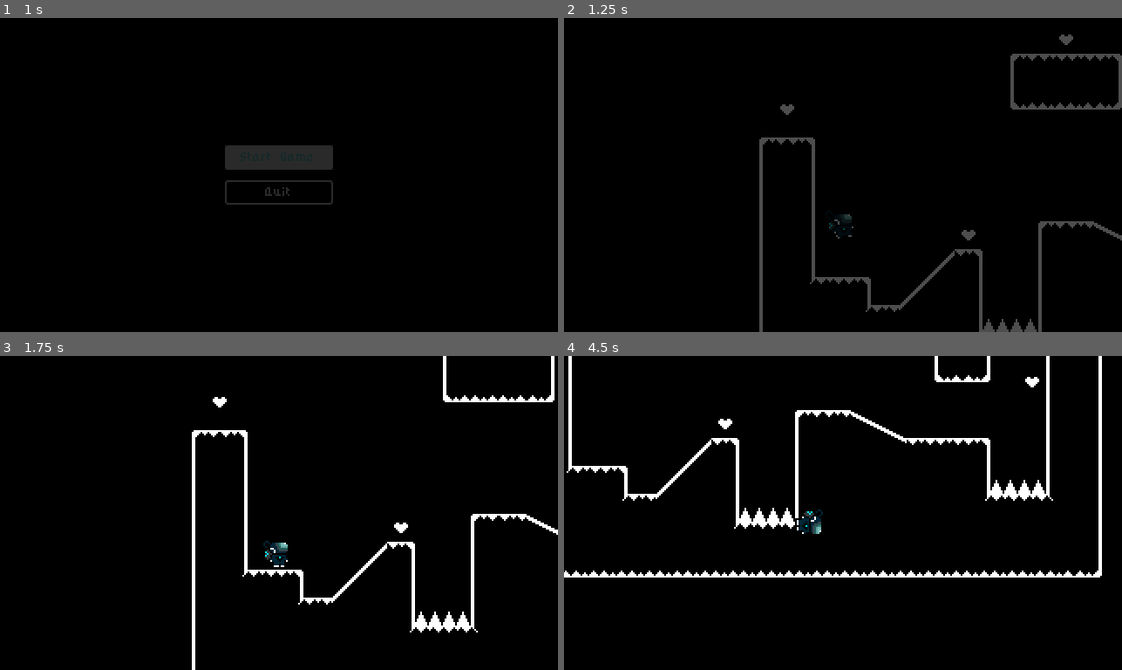
Above: before the commit, frames 1-4 (two rows, left to right).
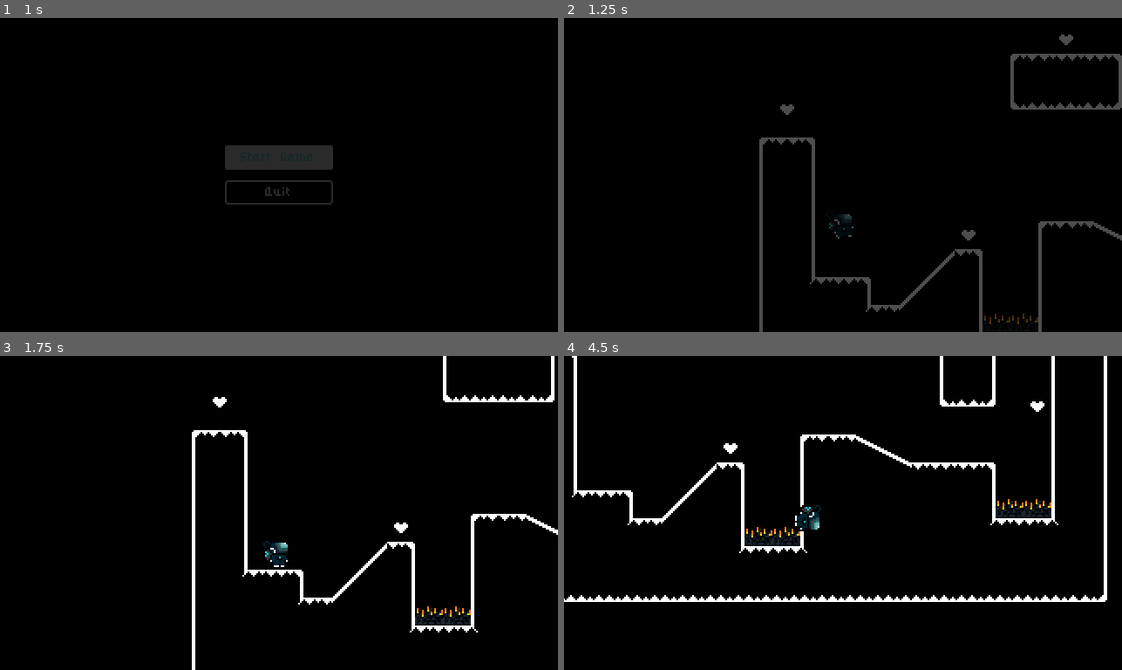
Above: after the commit, the same moments.

Repository: Mpprobst/BadIsGood
Game: Godot game, scene res://Scenes/UI/start_menu.tscn
Two runs of this game, one before a commit and one after it. Both use one fixed random seed, a clock stepped at 60 frames per second and the inputs below.
Inputs:
- Up to frame 1 (1 s): click "Start Game" at 0.5 s
- Up to frame 2 (1.25 s): no input
- Up to frame 3 (1.75 s): tap Enter at 1.25 s
- Up to frame 4 (4.5 s): hold Enter (Move_Right) 2.03-2.78 s; tap Space at 3.5 s; hold Enter (Move_Right) from 3.53 s (still down)

Frame 1 is identical in both runs. In frame 2, 0.3% of the frame differs, in the area x 75-85%, y 94-100%; in frame 3, 0.3%; in frame 4, 9.6%, in the area x 0-98%, y 0-79%.

Commit message:
Sprite updates and enemy type

Diff:
--- /dev/null
+++ b/Scenes/Prefabs/gun_turret.tscn
@@ -0,0 +1,120 @@
+[gd_scene load_steps=17 format=3 uid="uid://dh8iq64g1akol"]
+
+[ext_resource type="Texture2D" uid="uid://dq2i8jix3sqdf" path="res://Sprites/Gun Turret.png" id="1_w7iq8"]
+
+[sub_resource type="AtlasTexture" id="AtlasTexture_hhjea"]
+atlas = ExtResource("1_w7iq8")
+region = Rect2(0, 0, 25, 20)
+
+[sub_resource type="AtlasTexture" id="AtlasTexture_ewybd"]
+atlas = ExtResource("1_w7iq8")
+region = Rect2(25, 0, 25, 20)
+
+[sub_resource type="AtlasTexture" id="AtlasTexture_yd4co"]
+atlas = ExtResource("1_w7iq8")
+region = Rect2(50, 0, 25, 20)
+
+[sub_resource type="AtlasTexture" id="AtlasTexture_1fd6v"]
+atlas = ExtResource("1_w7iq8")
+region = Rect2(75, 0, 25, 20)
+
+[sub_resource type="AtlasTexture" id="AtlasTexture_r8b33"]
+atlas = ExtResource("1_w7iq8")
+region = Rect2(100, 0, 25, 20)
+
+[sub_resource type="AtlasTexture" id="AtlasTexture_3spyt"]
+atlas = ExtResource("1_w7iq8")
+region = Rect2(125, 0, 25, 20)
+
+[sub_resource type="AtlasTexture" id="AtlasTexture_t47l4"]
+atlas = ExtResource("1_w7iq8")
+region = Rect2(150, 0, 25, 20)
+
+[sub_resource type="AtlasTexture" id="AtlasTexture_0f25t"]
+atlas = ExtResource("1_w7iq8")
+region = Rect2(175, 0, 25, 20)
+
+[sub_resource type="AtlasTexture" id="AtlasTexture_crd21"]
+atlas = ExtResource("1_w7iq8")
+region = Rect2(200, 0, 25, 20)
+
+[sub_resource type="AtlasTexture" id="AtlasTexture_68fmy"]
+atlas = ExtResource("1_w7iq8")
+region = Rect2(225, 0, 25, 20)
+
+[sub_resource type="AtlasTexture" id="AtlasTexture_dq2dl"]
+atlas = ExtResource("1_w7iq8")
+region = Rect2(250, 0, 25, 20)
+
+[sub_resource type="AtlasTexture" id="AtlasTexture_yomhw"]
+atlas = ExtResource("1_w7iq8")
+region = Rect2(275, 0, 25, 20)
+
+[sub_resource type="AtlasTexture" id="AtlasTexture_284ut"]
+atlas = ExtResource("1_w7iq8")
+region = Rect2(300, 0, 25, 20)
+
+[sub_resource type="AtlasTexture" id="AtlasTexture_bbnak"]
+atlas = ExtResource("1_w7iq8")
+region = Rect2(0, 0, 25, 20)
+
+[sub_resource type="SpriteFrames" id="SpriteFrames_3jjer"]
+animations = [{
+"frames": [{
+"duration": 1.0,
+"texture": SubResource("AtlasTexture_hhjea")
+}, {
+"duration": 1.0,
+"texture": SubResource("AtlasTexture_ewybd")
+}, {
+"duration": 1.0,
+"texture": SubResource("AtlasTexture_yd4co")
+}, {
+"duration": 1.0,
+"texture": SubResource("AtlasTexture_1fd6v")
+}, {
+"duration": 1.0,
+"texture": SubResource("AtlasTexture_r8b33")
+}, {
+"duration": 1.0,
+"texture": SubResource("AtlasTexture_3spyt")
+}, {
+"duration": 1.0,
+"texture": SubResource("AtlasTexture_t47l4")
+}, {
+"duration": 1.0,
+"texture": SubResource("AtlasTexture_0f25t")
+}, {
+"duration": 1.0,
+"texture": SubResource("AtlasTexture_crd21")
+}, {
+"duration": 1.0,
+"texture": SubResource("AtlasTexture_68fmy")
+}, {
+"duration": 1.0,
+"texture": SubResource("AtlasTexture_dq2dl")
+}, {
+"duration": 1.0,
+"texture": SubResource("AtlasTexture_yomhw")
+}, {
+"duration": 1.0,
+"texture": SubResource("AtlasTexture_284ut")
+}],
+"loop": true,
+"name": &"Activation",
+"speed": 6.0
+}, {
+"frames": [{
+"duration": 1.0,
+"texture": SubResource("AtlasTexture_bbnak")
+}],
+"loop": true,
+"name": &"Idle",
+"speed": 5.0
+}]
+
+[node name="Gun Turret" type="Node2D"]
+
+[node name="AnimatedSprite2D" type="AnimatedSprite2D" parent="."]
+sprite_frames = SubResource("SpriteFrames_3jjer")
+animation = &"Idle"
--- /dev/null
+++ b/Scenes/Prefabs/oxygen_machine.tscn
@@ -0,0 +1,85 @@
+[gd_scene load_steps=12 format=3 uid="uid://cn8iynyssgedd"]
+
+[ext_resource type="Texture2D" uid="uid://chv2yipgyviow" path="res://Sprites/02 machine V2.png" id="1_l123x"]
+
+[sub_resource type="AtlasTexture" id="AtlasTexture_22j5d"]
+atlas = ExtResource("1_l123x")
+region = Rect2(0, 0, 24, 20)
+
+[sub_resource type="AtlasTexture" id="AtlasTexture_4gccu"]
+atlas = ExtResource("1_l123x")
+region = Rect2(24, 0, 24, 20)
+
+[sub_resource type="AtlasTexture" id="AtlasTexture_ev7i2"]
+atlas = ExtResource("1_l123x")
+region = Rect2(48, 0, 24, 20)
+
+[sub_resource type="AtlasTexture" id="AtlasTexture_ub7eh"]
+atlas = ExtResource("1_l123x")
+region = Rect2(72, 0, 24, 20)
+
+[sub_resource type="AtlasTexture" id="AtlasTexture_281q7"]
+atlas = ExtResource("1_l123x")
+region = Rect2(96, 0, 24, 20)
+
+[sub_resource type="AtlasTexture" id="AtlasTexture_knrf6"]
+atlas = ExtResource("1_l123x")
+region = Rect2(120, 0, 24, 20)
+
+[sub_resource type="AtlasTexture" id="AtlasTexture_7w6kb"]
+atlas = ExtResource("1_l123x")
+region = Rect2(144, 0, 24, 20)
+
+[sub_resource type="AtlasTexture" id="AtlasTexture_cg7jn"]
+atlas = ExtResource("1_l123x")
+region = Rect2(0, 0, 24, 20)
+
+[sub_resource type="SpriteFrames" id="SpriteFrames_1cpy6"]
+animations = [{
+"frames": [{
+"duration": 1.0,
+"texture": SubResource("AtlasTexture_22j5d")
+}, {
+"duration": 1.0,
+"texture": SubResource("AtlasTexture_4gccu")
+}, {
+"duration": 1.0,
+"texture": SubResource("AtlasTexture_ev7i2")
+}, {
+"duration": 1.0,
+"texture": SubResource("AtlasTexture_ub7eh")
+}, {
+"duration": 1.0,
+"texture": SubResource("AtlasTexture_281q7")
+}, {
+"duration": 1.0,
+"texture": SubResource("AtlasTexture_knrf6")
+}, {
+"duration": 1.0,
+"texture": SubResource("AtlasTexture_7w6kb")
+}],
+"loop": true,
+"name": &"Activation",
+"speed": 5.0
+}, {
+"frames": [{
+"duration": 1.0,
+"texture": SubResource("AtlasTexture_cg7jn")
+}],
+"loop": true,
+"name": &"Idle",
+"speed": 5.0
+}]
+
+[sub_resource type="RectangleShape2D" id="RectangleShape2D_r3ebh"]
+size = Vector2(22, 11)
+
+[node name="OxygenMachine" type="Node2D"]
+
+[node name="AnimatedSprite2D" type="AnimatedSprite2D" parent="."]
+sprite_frames = SubResource("SpriteFrames_1cpy6")
+animation = &"Idle"
+
+[node name="CollisionShape2D" type="CollisionShape2D" parent="."]
+position = Vector2(0, 4.5)
+shape = SubResource("RectangleShape2D_r3ebh")
--- a/Scenes/Prefabs/spikes.tscn
+++ b/Scenes/Prefabs/spikes.tscn
@@ -1,19 +1,15 @@
 [gd_scene load_steps=3 format=3 uid="uid://cvh66y1eevsar"]
 
-[ext_resource type="Texture2D" uid="uid://cknxse3s15t16" path="res://Sprites/spikes.png" id="1_mthie"]
+[ext_resource type="Texture2D" uid="uid://dpvl2fo80f7dr" path="res://Sprites/spikes for bad game.png" id="1_3ffyi"]
 [ext_resource type="PackedScene" uid="uid://dp0bontc5ddr0" path="res://Scenes/hazard_area.tscn" id="2_oge7s"]
 
 [node name="Spikes" type="Node2D"]
 
 [node name="Sprite2D" type="Sprite2D" parent="."]
 position = Vector2(8, -8)
-texture = ExtResource("1_mthie")
+texture = ExtResource("1_3ffyi")
 
 [node name="HazardArea" parent="." instance=ExtResource("2_oge7s")]
 
 [node name="CollisionPolygon2D" type="CollisionPolygon2D" parent="HazardArea"]
-polygon = PackedVector2Array(0, 0, 3, -8, 4, -8, 7, 0)
-
-[node name="CollisionPolygon2D2" type="CollisionPolygon2D" parent="HazardArea"]
-position = Vector2(8, 0)
-polygon = PackedVector2Array(0, 0, 3, -8, 4, -8, 7, 0)
+polygon = PackedVector2Array(0, 0, 0, -11, 16, -11, 16, 0)
--- a/Scenes/test.tscn
+++ /dev/null
@@ -1,3 +0,0 @@
-[gd_scene format=3 uid="uid://ddgk01m38ehou"]
-
-[node name="Node2D" type="Node2D"]
Binary file added: Scenes/Prefabs/Gun Turret.aseprite
Binary file added: Sprites/02 machine V2.png
Not shown, changed: Sprites/02 machine V2.png.import
Binary file added: Sprites/Gun Turret.png
Not shown, changed: Sprites/Gun Turret.png.import
Binary file removed: Sprites/player.png
Binary file added: Sprites/spikes for bad game.png
Not shown, added: Sprites/spikes for bad game.png.import
Binary file removed: Sprites/spikes.png
